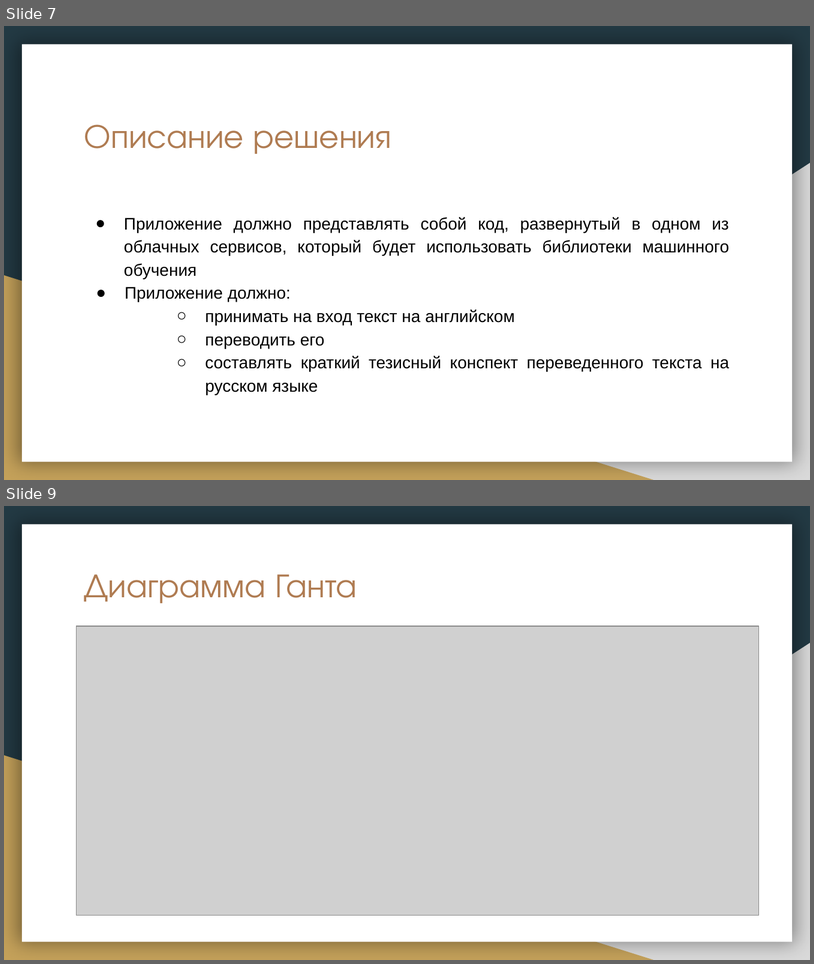
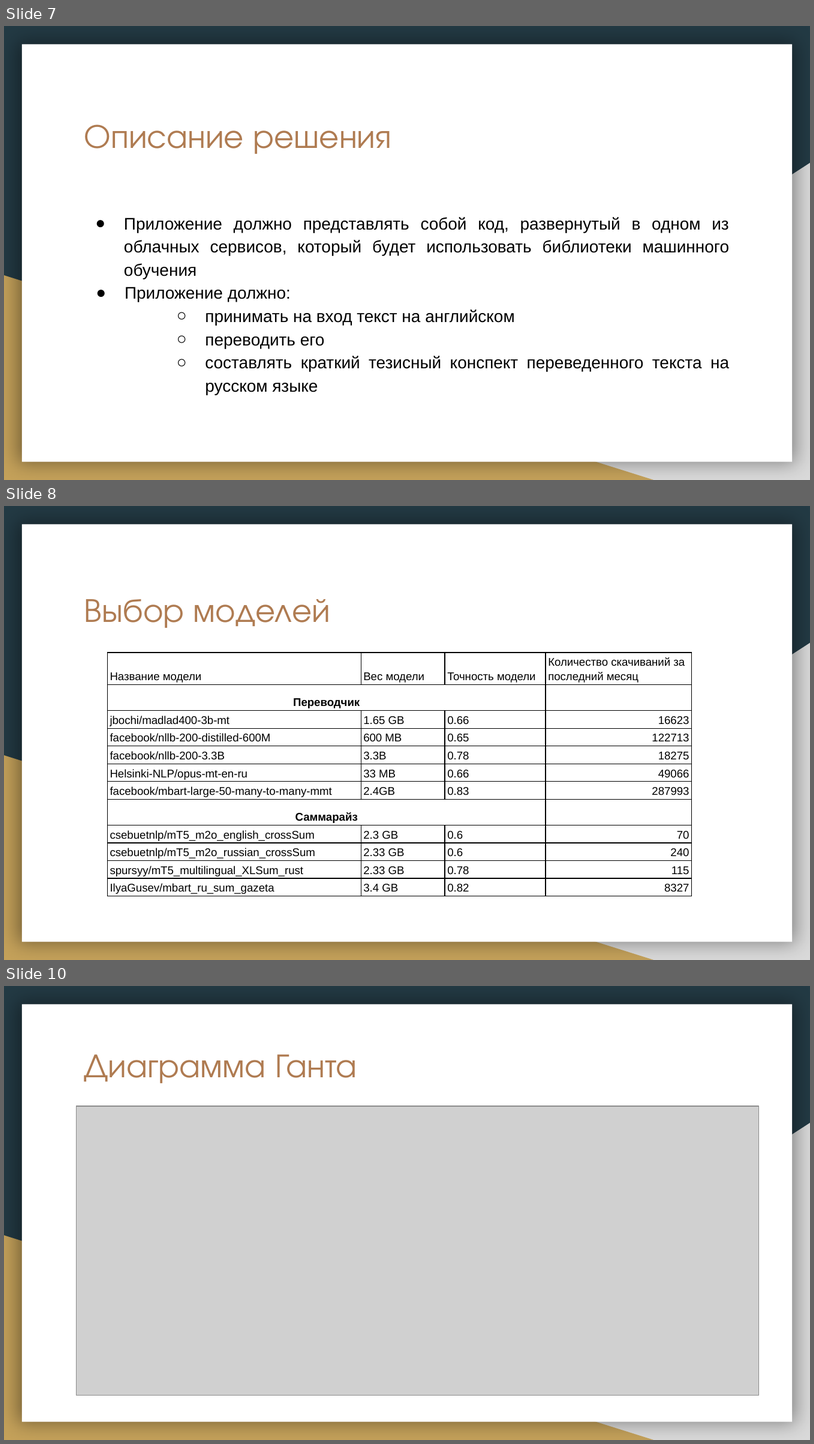
Before and after one commit to srtxtex/project_practice, a slide deck: docs/Кейс “Персональный помощник для студентов”.pptx. Shown one above the other, each under a label of ours: slides 7 and 9 before the commit, slides 7, 8 and 10 after it; the slides between them are not shown. The pictures are 814x964 and 814x1444 pixels, drawn with LibreOffice and Linux fonts; fonts in the diff are those of the drawing; grey boxes stand for pictures. Boxes give left, top, right and bottom in pixels: in the first picture for what was removed or moved away, otherwise in the second. Text is boxed around its words. In the diff, an @@ line names an element or a change of style, - is before the commit and + after.

Commit message:
feat: добавление нового слайда про метрики моделей

```diff
--- a/docs/Кейс “Персональный помощник для студентов”.pptx
+++ b/docs/Кейс “Персональный помощник для студентов”.pptx
@@ slide 8 added at bbox=[4, 506, 810, 960], background #233A44; not listed: 3 template elements that a slide beside it also shows @@
@@ title added at bbox=[84, 599, 331, 628], 30 pt, text #AF7B51 @@
+Выбор моделей
@@ table added at bbox=[107, 653, 692, 917], 12 rows, 4 columns @@
+Название модели | Вес модели | Точность модели | Количество скачиваний за последний месяц
+Переводчик |  |  | 
+jbochi/madlad400-3b-mt | 1.65 GB | 0.66 | 16623
+facebook/nllb-200-distilled-600M | 600 MB | 0.65 | 122713
+facebook/nllb-200-3.3B | 3.3B | 0.78 | 18275
+Helsinki-NLP/opus-mt-en-ru | 33 MB | 0.66 | 49066
+facebook/mbart-large-50-many-to-many-mmt | 2.4GB | 0.83 | 287993
+Саммарайз |  |  | 
+csebuetnlp/mT5_m2o_english_crossSum | 2.3 GB | 0.6 | 70
+csebuetnlp/mT5_m2o_russian_crossSum | 2.33 GB | 0.6 | 240
+spursyy/mT5_multilingual_XLSum_rust | 2.33 GB | 0.78 | 115
+IlyaGusev/mbart_ru_sum_gazeta | 3.4 GB | 0.82 | 8327
@@ what was slide 9 is now slide 10 @@
```
Also in this commit, not shown: 1 slide changed.
